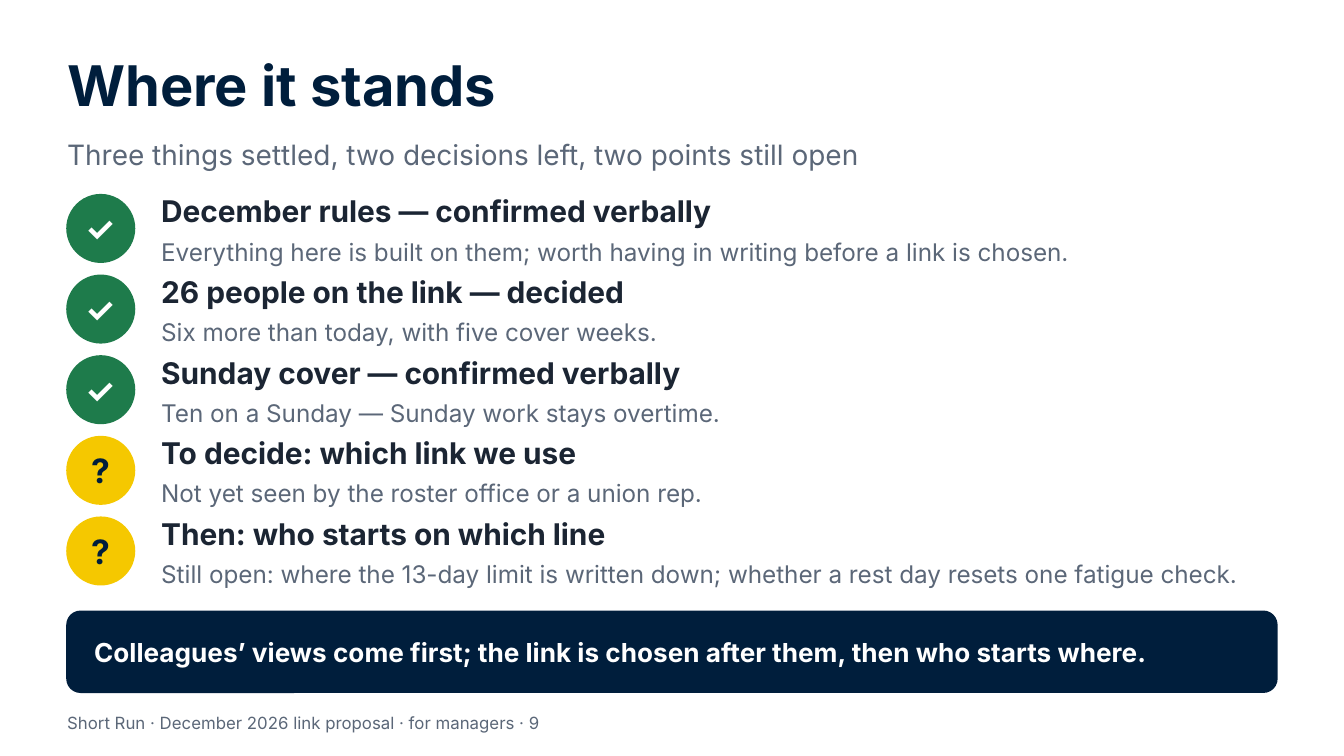
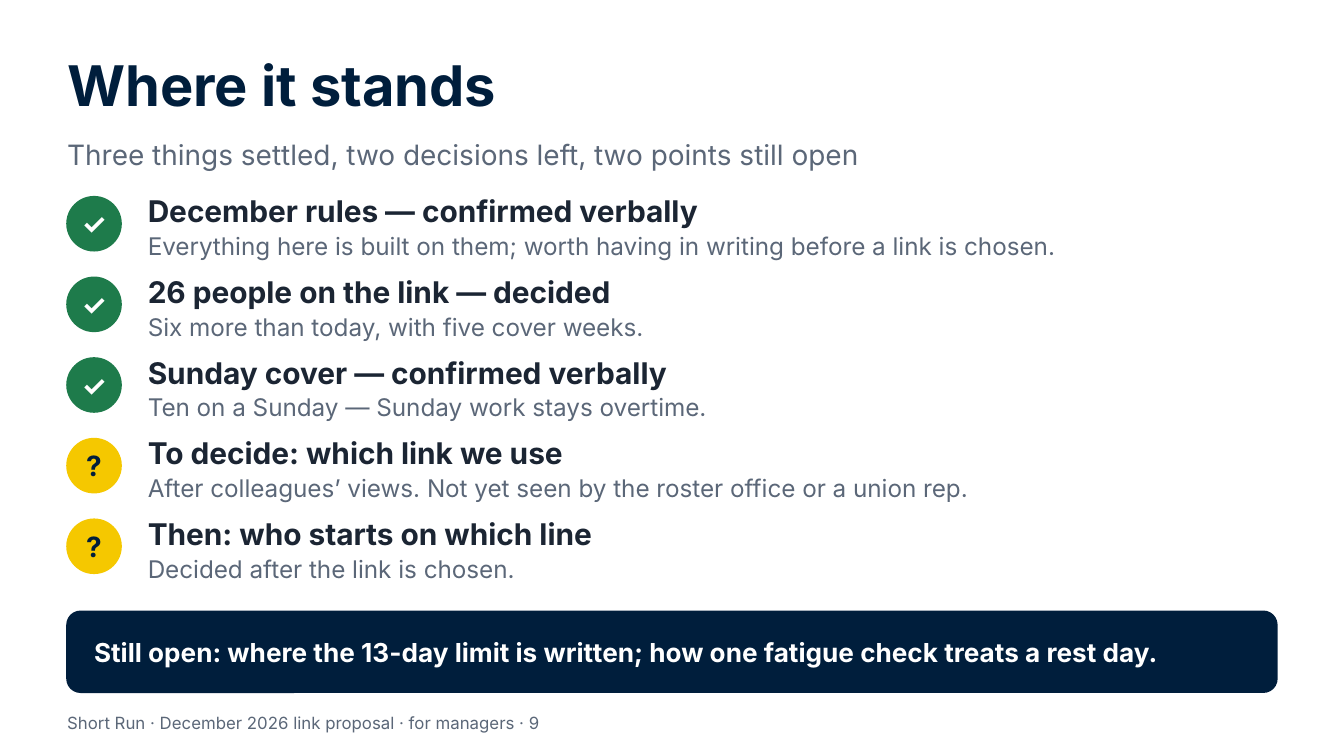
Before and after one commit to Garethdavidmiller/roster-app, a slide deck: slide 9 of docs/links-26/presentations/Short-Run-for-managers.pptx. Drawn at 1344x756 pixels with LibreOffice and Linux fonts; fonts in the diff are those of the drawing. Boxes give left, top, right and bottom in pixels: in the first picture for what was removed or moved away, otherwise in the second. Text is boxed around its words. In the diff, an @@ line names an element or a change of style, - is before the commit and + after.

```diff
--- a/docs/links-26/presentations/Short-Run-for-managers.pptx
+++ b/docs/links-26/presentations/Short-Run-for-managers.pptx
@@ ellipse resized from (x1=67, y1=195, x2=134, y2=262) to (x1=67, y1=198, x2=121, y2=251) @@
@@ text "December rules — confirmed verbally" moved from (x1=161, y1=199, x2=711, y2=229) to (x1=148, y1=199, x2=697, y2=228) @@
@@ text "Everything here is built on ..." moved from (x1=161, y1=242, x2=1069, y2=266) to (x1=148, y1=236, x2=1055, y2=260) @@
@@ size 18 to 15 pt in 5 elements at (x1=67, y1=520, x2=121, y2=574), (x1=67, y1=198, x2=121, y2=251), (x1=67, y1=359, x2=121, y2=413), (x1=67, y1=439, x2=121, y2=493), (x1=67, y1=277, x2=121, y2=331) @@
@@ ellipse resized from (x1=67, y1=276, x2=134, y2=343) to (x1=67, y1=277, x2=121, y2=331) @@
@@ text "26 people on the link ..." moved from (x1=161, y1=280, x2=624, y2=309) to (x1=148, y1=280, x2=610, y2=309) @@
@@ text "Six more than today, with ..." moved from (x1=161, y1=322, x2=657, y2=346) to (x1=148, y1=317, x2=644, y2=341) @@
@@ ellipse resized from (x1=67, y1=356, x2=134, y2=423) to (x1=67, y1=359, x2=121, y2=413) @@
@@ text "Sunday cover — confirmed verbally" moved from (x1=161, y1=361, x2=680, y2=390) to (x1=148, y1=361, x2=667, y2=390) @@
@@ text "Ten on a Sunday — ..." moved from (x1=161, y1=404, x2=720, y2=427) to (x1=148, y1=398, x2=707, y2=421) @@
@@ ellipse resized from (x1=67, y1=437, x2=134, y2=504) to (x1=67, y1=439, x2=121, y2=493) @@
@@ text "To decide: which link we ..." moved from (x1=161, y1=441, x2=576, y2=465) to (x1=148, y1=441, x2=563, y2=465) @@
@@ text at (x1=148, y1=478, x2=968, y2=502): text changed @@
-Not yet seen by the roster office or a union rep.
+After colleagues’ views. Not yet seen by the roster office or a union rep.
@@ ellipse resized from (x1=67, y1=517, x2=134, y2=585) to (x1=67, y1=520, x2=121, y2=574) @@
@@ text "Then: who starts on which ..." moved from (x1=161, y1=522, x2=605, y2=546) to (x1=148, y1=522, x2=591, y2=546) @@
@@ text at (x1=148, y1=559, x2=515, y2=579): text changed @@
-Still open: where the 13-day limit is written down; whether a rest day resets one fatigue check.
+Decided after the link is chosen.
@@ text at (x1=94, y1=642, x2=1158, y2=668): text changed @@
-Colleagues’ views come first; the link is chosen after them, then who starts where.
+Still open: where the 13-day limit is written; how one fatigue check treats a rest day.
```
Also in this commit, not shown: 3 other slides changed, 40 other files.
